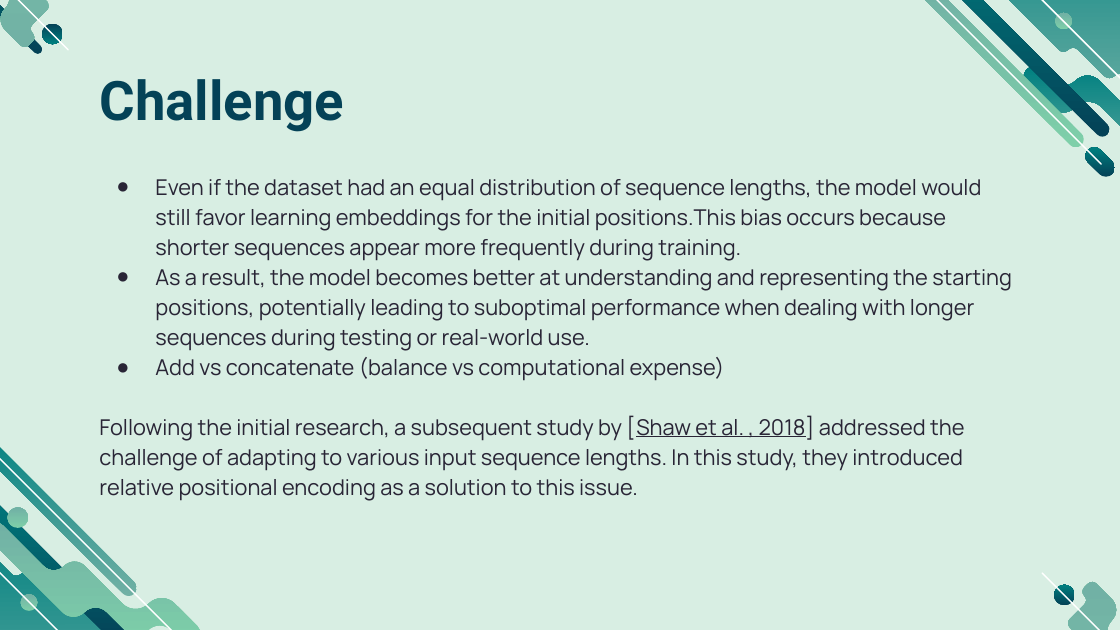
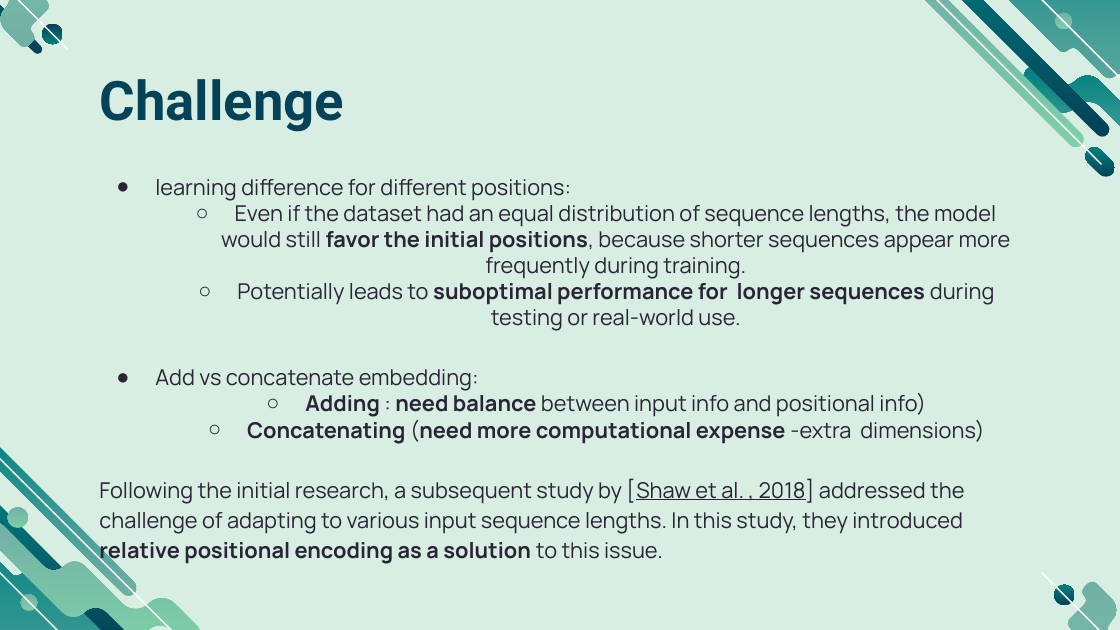
Before and after one commit to smlab-niser/23cs461, a slide deck: slide 13 of assignment/adhil/CS461_notes_positional_encoding.pptx. Drawn at 1120x630 pixels with LibreOffice and Linux fonts; fonts in the diff are those of the drawing. Boxes give left, top, right and bottom in pixels: in the first picture for what was removed or moved away, otherwise in the second. Text is boxed around its words. In the diff, an @@ line names an element or a change of style, - is before the commit and + after.

```diff
--- a/assignment/adhil/CS461_notes_positional_encoding.pptx
+++ b/assignment/adhil/CS461_notes_positional_encoding.pptx
@@ subtitle at (155,179,1011,444): text changed @@
-● Even if the dataset had an equal distribution of sequence lengths, the model would still favor learning embeddings for the initial positions.This bias occurs because shorter sequences appear more frequently during training.
-● As a result, the model becomes better at understanding and representing the starting positions, potentially leading to suboptimal performance when dealing with longer sequences during testing or real-world use.
-● Add vs concatenate (balance vs computational expense)
+● learning difference for different positions:
+  ○ Even if the dataset had an equal distribution of sequence lengths, the model would still favor the initial positions, because shorter sequences appear more frequently during training.
+  ○ Potentially leads to suboptimal performance for longer sequences during testing or real-world use.
+● Add vs concatenate embedding:
+  ○ Adding : need balance between input info and positional info)
+  ○ Concatenating (need more computational expense -extra dimensions)
@@ subtitle at (99,478,964,534): bold on in "relative positional encoding as a solution" @@
```
Also in this commit, not shown: 10 other slides changed, 2 slides added, 3 other files.
